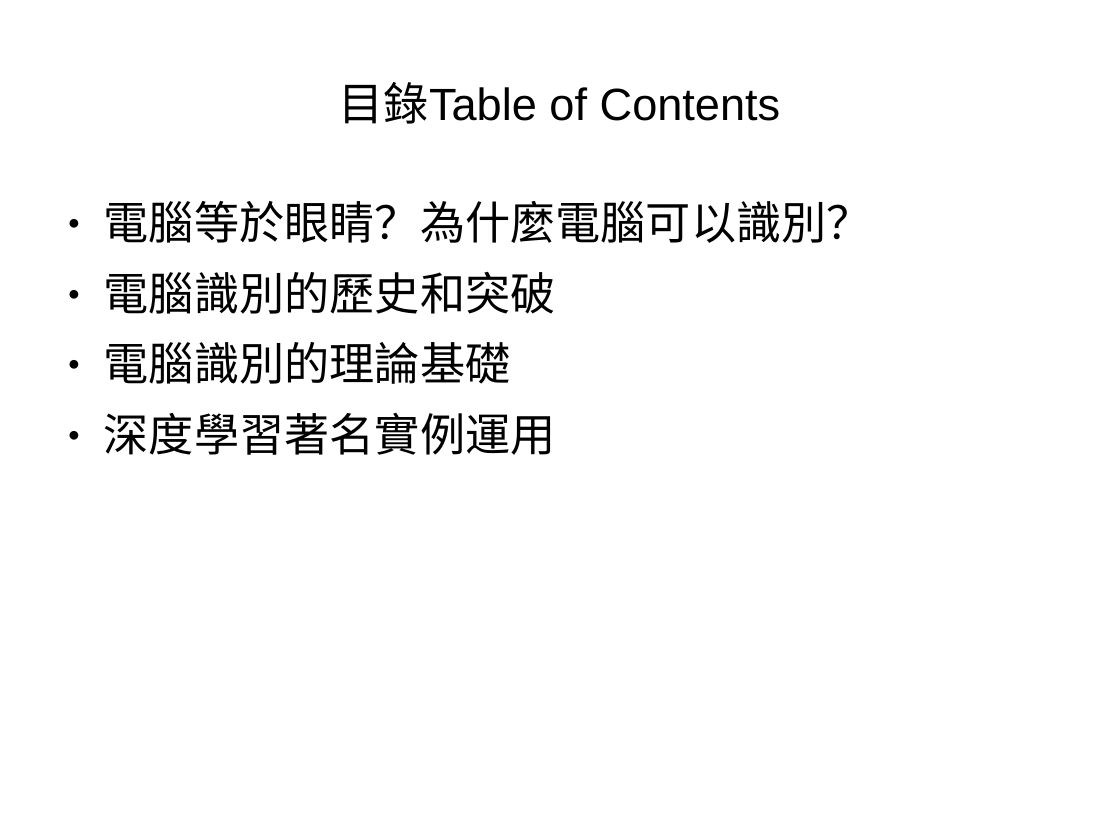
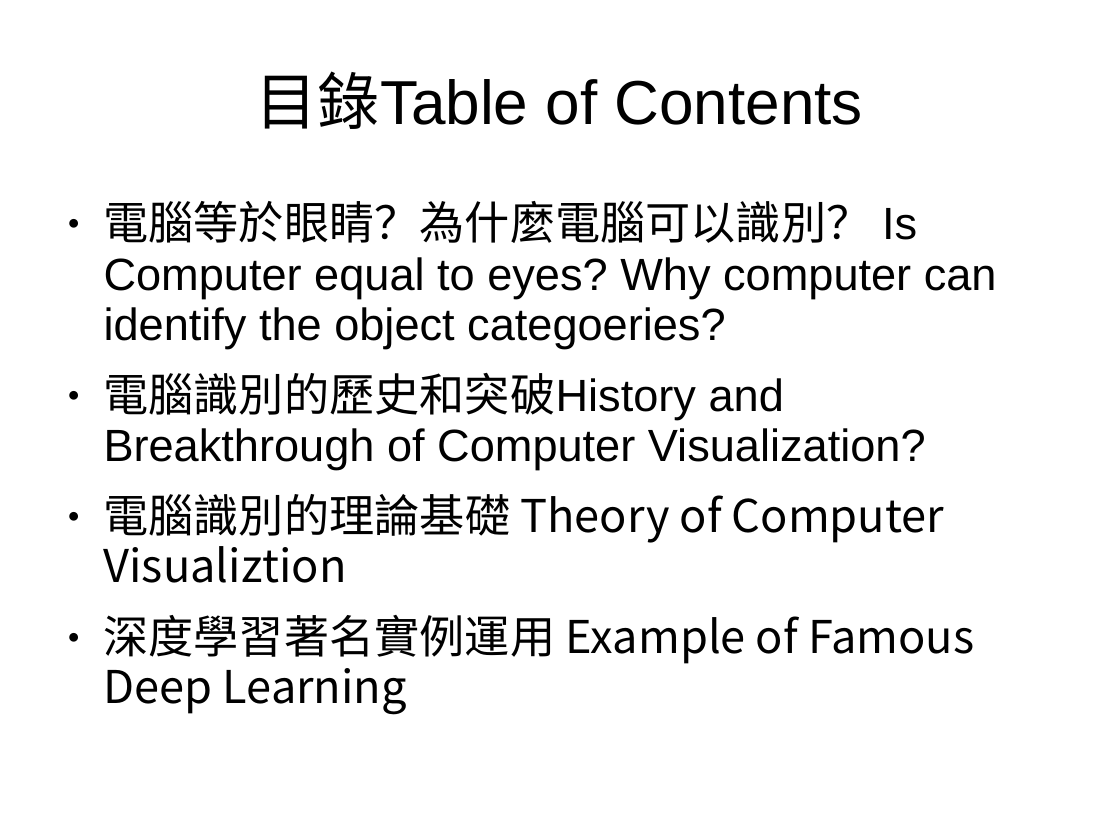
Before and after one commit to kienchen/tungli_ai, a slide deck: slide 2 of AI/視覺識別的解析.ppt. Drawn at 1120x840 pixels with LibreOffice and Linux fonts; fonts in the diff are those of the drawing. Boxes give left, top, right and bottom in pixels: in the first picture for what was removed or moved away, otherwise in the second. Text is boxed around its words. In the diff, an @@ line names an element or a change of style, - is before the commit and + after.

```diff
--- a/AI/視覺識別的解析.ppt
+++ b/AI/視覺識別的解析.ppt
@@ title "目錄Table of Contents" at bbox=[256, 71, 863, 129]: size 32 to 44 pt @@
@@ text at bbox=[104, 201, 997, 714]: text changed @@
-● 電腦等於眼睛？為什麼電腦可以識別？
-● 電腦識別的歷史和突破
-● 電腦識別的理論基礎
-● 深度學習著名實例運用
+● 電腦等於眼睛？為什麼電腦可以識別？ Is Computer equal to eyes? Why computer can identify the object categoeries?
+● 電腦識別的歷史和突破History and Breakthrough of Computer Visualization?
+● 電腦識別的理論基礎 Theory of Computer Visualiztion
+● 深度學習著名實例運用 Example of Famous Deep Learning
```
Also in this commit, not shown: 5 other slides changed, 1 other file.
